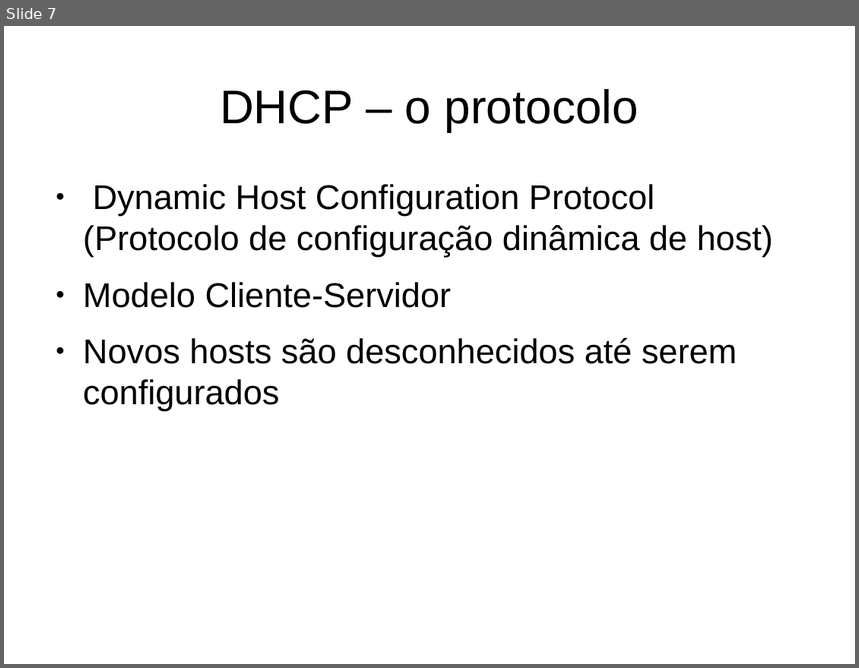
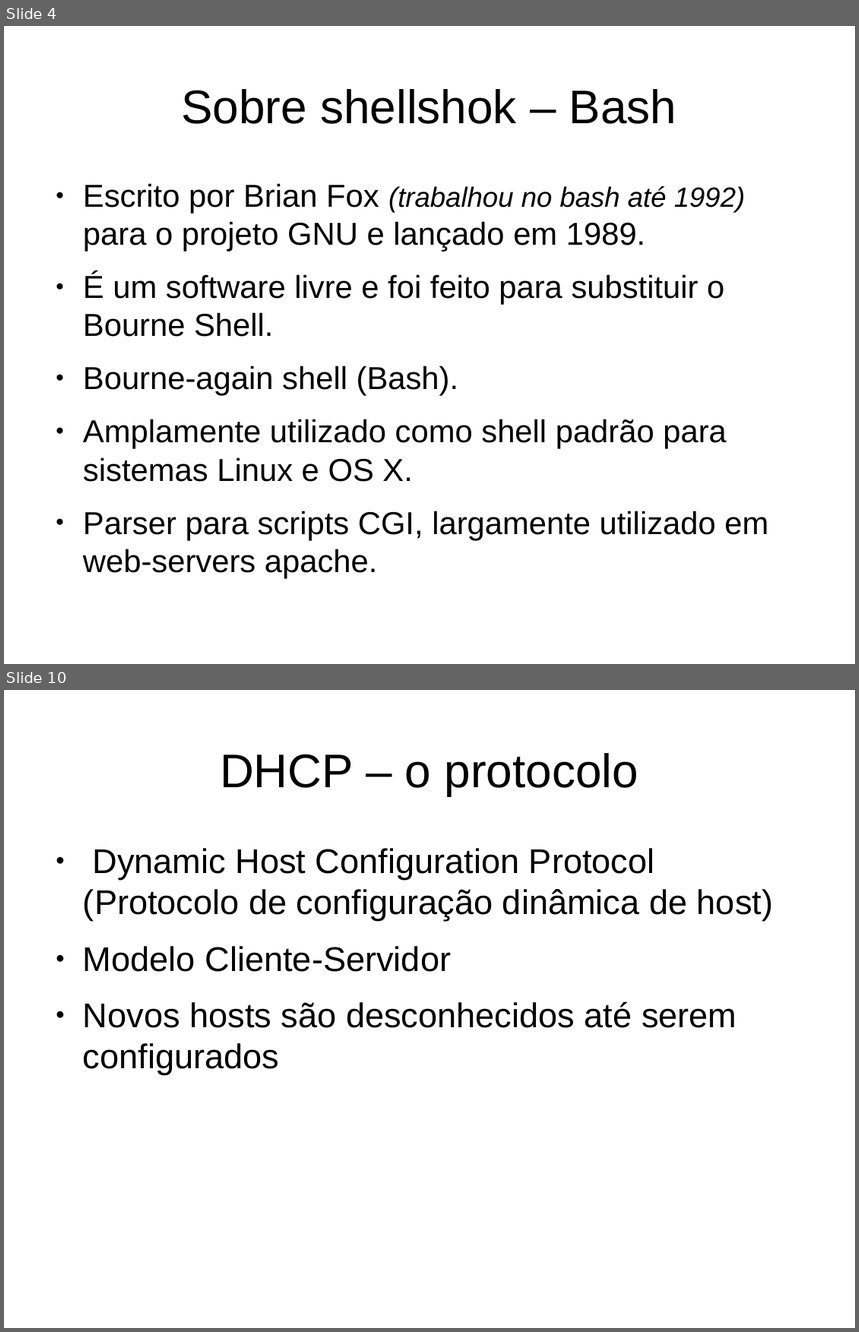
Before and after one commit to Evnsan/MAC0448, a slide deck: ep4/apresentacao.odp. Shown one above the other, each under a label of ours: slide 7 before the commit, slides 4 and 10 after it; the slides between them are not shown. The pictures are 859x668 and 859x1332 pixels, drawn with LibreOffice and Linux fonts; fonts in the diff are those of the drawing. Boxes give left, top, right and bottom in pixels: in the first picture for what was removed or moved away, otherwise in the second. Text is boxed around its words. In the diff, an @@ line names an element or a change of style, - is before the commit and + after.

```diff
--- a/ep4/apresentacao.odp
+++ b/ep4/apresentacao.odp
@@ slide 4 added at (4,26,855,664), background #FFFFFF @@
@@ title added at (182,89,677,124), 44 pt, text #000000 @@
+Sobre shellshok – Bash
@@ text added at (83,183,769,541), 29.6 pt, text #000000 @@
+● Escrito por Brian Fox (trabalhou no bash até 1992) para o projeto GNU e lançado em 1989.
+● É um software livre e foi feito para substituir o Bourne Shell.
+● Bourne-again shell (Bash).
+● Amplamente utilizado como shell padrão para sistemas Linux e OS X.
+● Parser para scripts CGI, largamente utilizado em web-servers apache.
@@ what was slide 7 is now slide 10 @@
```
Also in this commit, not shown: 1 slide changed, 7 other slides added, 5 slides removed.
